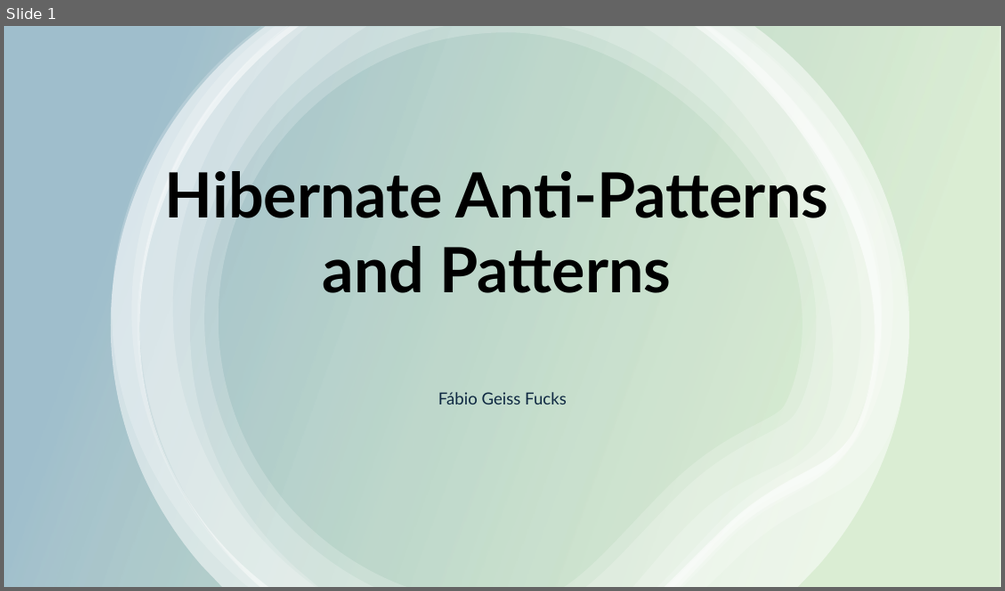
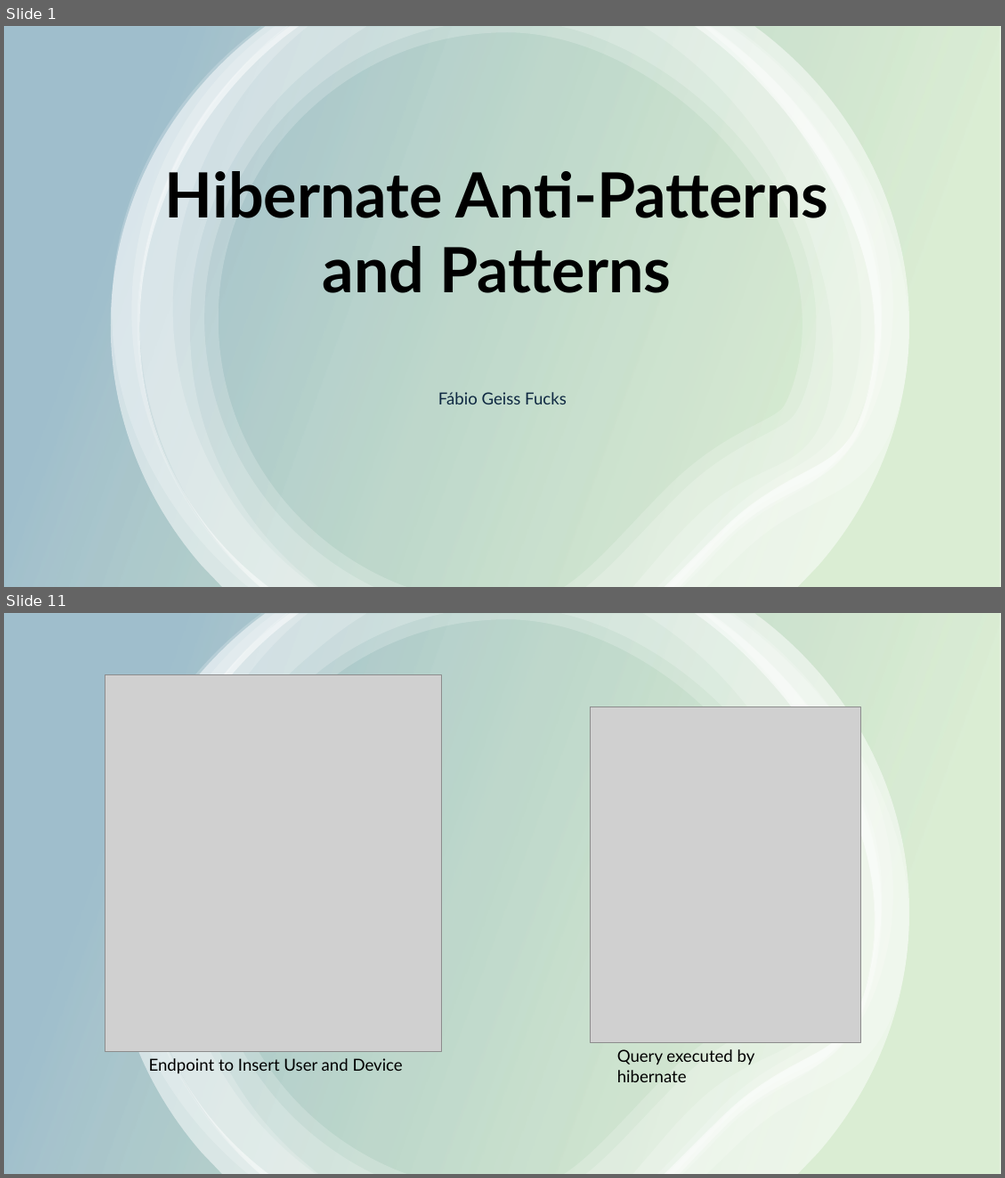
Before and after one commit to FFucks/hibernate, a slide deck: hibernate_presentation.pptx. Shown one above the other, each under a label of ours: slide 1 before the commit, slides 1 and 11 after it; the slides between them are not shown. The pictures are 1005x591 and 1005x1178 pixels, drawn with LibreOffice and Linux fonts; fonts in the diff are those of the drawing; grey boxes stand for pictures. Boxes give left, top, right and bottom in pixels: in the first picture for what was removed or moved away, otherwise in the second. Text is boxed around its words. In the diff, an @@ line names an element or a change of style, - is before the commit and + after.

```diff
--- a/hibernate_presentation.pptx
+++ b/hibernate_presentation.pptx
@@ slide 11 added at [4, 613, 1001, 1174], background #FFFFFF @@
@@ rectangle added at [4, 613, 1001, 1174], fill gradient #4EA72E to #156082 @@
@@ group added at [111, 613, 909, 1174]: 6 freeform shapes @@
@@ picture added at [105, 675, 442, 1051] @@
@@ picture added at [591, 707, 860, 1042] @@
@@ text added at [149, 1058, 403, 1074], 16 pt, text #000000 @@
+Endpoint to Insert User and Device
@@ text added at [617, 1049, 755, 1082], 16 pt, text #000000 @@
+Query executed by hibernate
```
Also in this commit, not shown: 3 slides changed, 11 other slides added, 6 slides removed, 12 other files.
